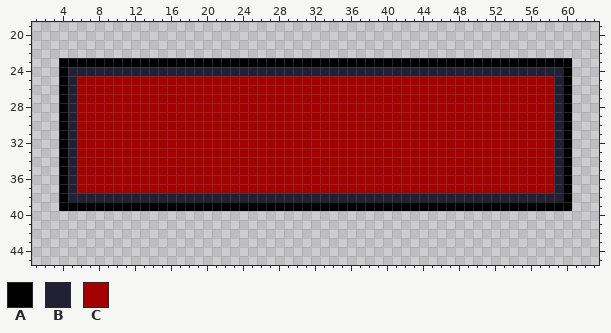
Edited in one commit: pixel-art file (Assets/Images/Bars/HPBar.aseprite). This is how it looked before the edit.
64x64 pixels, 1 frame. Shown: x 1..63, y 19..45.
Palette (. is transparent): A #000000  B #222034  C #a30000
Pixels before, first column x 4:
23 AAAAAAAAAAAAAAAAAAAAAAAAAAAAAAAAAAAAAAAAAAAAAAAAAAAAAAAAA
24 ABBBBBBBBBBBBBBBBBBBBBBBBBBBBBBBBBBBBBBBBBBBBBBBBBBBBBBBA
25 ABCCCCCCCCCCCCCCCCCCCCCCCCCCCCCCCCCCCCCCCCCCCCCCCCCCCCCBA
26 ABCCCCCCCCCCCCCCCCCCCCCCCCCCCCCCCCCCCCCCCCCCCCCCCCCCCCCBA
27 ABCCCCCCCCCCCCCCCCCCCCCCCCCCCCCCCCCCCCCCCCCCCCCCCCCCCCCBA
28 ABCCCCCCCCCCCCCCCCCCCCCCCCCCCCCCCCCCCCCCCCCCCCCCCCCCCCCBA
29 ABCCCCCCCCCCCCCCCCCCCCCCCCCCCCCCCCCCCCCCCCCCCCCCCCCCCCCBA
30 ABCCCCCCCCCCCCCCCCCCCCCCCCCCCCCCCCCCCCCCCCCCCCCCCCCCCCCBA
31 ABCCCCCCCCCCCCCCCCCCCCCCCCCCCCCCCCCCCCCCCCCCCCCCCCCCCCCBA
32 ABCCCCCCCCCCCCCCCCCCCCCCCCCCCCCCCCCCCCCCCCCCCCCCCCCCCCCBA
33 ABCCCCCCCCCCCCCCCCCCCCCCCCCCCCCCCCCCCCCCCCCCCCCCCCCCCCCBA
34 ABCCCCCCCCCCCCCCCCCCCCCCCCCCCCCCCCCCCCCCCCCCCCCCCCCCCCCBA
35 ABCCCCCCCCCCCCCCCCCCCCCCCCCCCCCCCCCCCCCCCCCCCCCCCCCCCCCBA
36 ABCCCCCCCCCCCCCCCCCCCCCCCCCCCCCCCCCCCCCCCCCCCCCCCCCCCCCBA
37 ABCCCCCCCCCCCCCCCCCCCCCCCCCCCCCCCCCCCCCCCCCCCCCCCCCCCCCBA
38 ABBBBBBBBBBBBBBBBBBBBBBBBBBBBBBBBBBBBBBBBBBBBBBBBBBBBBBBA
39 AAAAAAAAAAAAAAAAAAAAAAAAAAAAAAAAAAAAAAAAAAAAAAAAAAAAAAAAA
The result:
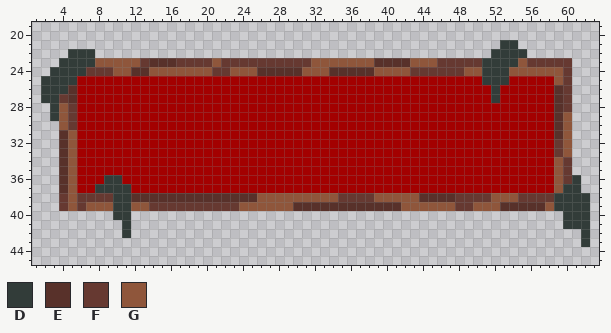
Colours new in this view: D #323c39  E #58312a  F #663931  G #8f563b
From old to new:
{"y":21,"x":53,"old":"..","new":"DD"}
{"y":22,"x":5,"old":"...","new":"DDD"}
{"y":22,"x":52,"old":"....","new":"DDDD"}
{"y":23,"x":4,"old":"AAAAAAAAAAAAAAAAAAAAAAAAAAAAAAAAAAAAAAAAAAAAAAAAAAAAAAAAA","new":"DDDDGGGGGFEEEFFFFGFFFFFFFFFFGGGGGGGEEEEGGGFFFFFDDDDGFFFFF"}
{"y":24,"x":3,"old":".ABBBBBBBBBBBBBBBBBBBBBBBBBBBBBBBBBBBBBBBBBBBBBBBBBBBBBBBA","new":"DDDDFFFGGEEGGGGGGGFFGGGEEEEEGGGEEEEEGGGGFFFFFFGGDDDGGGGGGF"}
{"y":25,"x":2,"old":"..AB","new":"DDDD"}
{"y":25,"x":51,"old":"CCC","new":"DDD"}
{"y":25,"x":59,"old":"BA","new":"GF"}
{"y":26,"x":2,"old":"..AB","new":"DDDE"}
{"y":26,"x":52,"old":"C","new":"D"}
{"y":26,"x":59,"old":"BA","new":"EF"}
{"y":27,"x":2,"old":"..AB","new":"DDFE"}
{"y":27,"x":52,"old":"C","new":"D"}
{"y":27,"x":59,"old":"BA","new":"EF"}
{"y":28,"x":3,"old":".AB","new":"DGF"}
{"y":28,"x":59,"old":"BA","new":"EF"}
{"y":29,"x":3,"old":".AB","new":"DGF"}
{"y":29,"x":59,"old":"BA","new":"EG"}
{"y":30,"x":4,"old":"AB","new":"GF"}
{"y":30,"x":59,"old":"BA","new":"EG"}
{"y":31,"x":4,"old":"AB","new":"EG"}
{"y":31,"x":59,"old":"BA","new":"EG"}
{"y":32,"x":4,"old":"AB","new":"EG"}
{"y":32,"x":59,"old":"BA","new":"FG"}
{"y":33,"x":4,"old":"AB","new":"EG"}
{"y":33,"x":59,"old":"BA","new":"FG"}
{"y":34,"x":4,"old":"AB","new":"EG"}
{"y":34,"x":59,"old":"BA","new":"GF"}
{"y":35,"x":4,"old":"AB","new":"EG"}
{"y":35,"x":59,"old":"BA","new":"GF"}
{"y":36,"x":4,"old":"AB","new":"EG"}
{"y":36,"x":9,"old":"CC","new":"DD"}
{"y":36,"x":59,"old":"BA.","new":"GFD"}
{"y":37,"x":4,"old":"AB","new":"EG"}
{"y":37,"x":8,"old":"CCCC","new":"DDDD"}
{"y":37,"x":59,"old":"BA.","new":"GDD"}
{"y":38,"x":4,"old":"ABBBBBBBBBBBBBBBBBBBBBBBBBBBBBBBBBBBBBBBBBBBBBBBBBBBBBBBA..","new":"FGFFFFDDEEEEEEEEEEEEEEGGGGGGGGGFFFFGGGGGEEEEFFFFGGGFFFFDDDD"}
{"y":39,"x":4,"old":"AAAAAAAAAAAAAAAAAAAAAAAAAAAAAAAAAAAAAAAAAAAAAAAAAAAAAAAAA..","new":"FGFGGGDDGGFFFFFFFFFFGGGGGGEEEEEEEEEEEEGGGGGGFFGGGEEEEEGDDDD"}
{"y":40,"x":10,"old":"..","new":"DD"}
{"y":40,"x":60,"old":"...","new":"DDD"}
{"y":41,"x":11,"old":".","new":"D"}
{"y":41,"x":60,"old":"...","new":"DDD"}
{"y":42,"x":11,"old":".","new":"D"}
{"y":42,"x":62,"old":".","new":"D"}
{"y":43,"x":62,"old":".","new":"D"}
{"label":"changed","picture_box":[41,40,590,247]}
